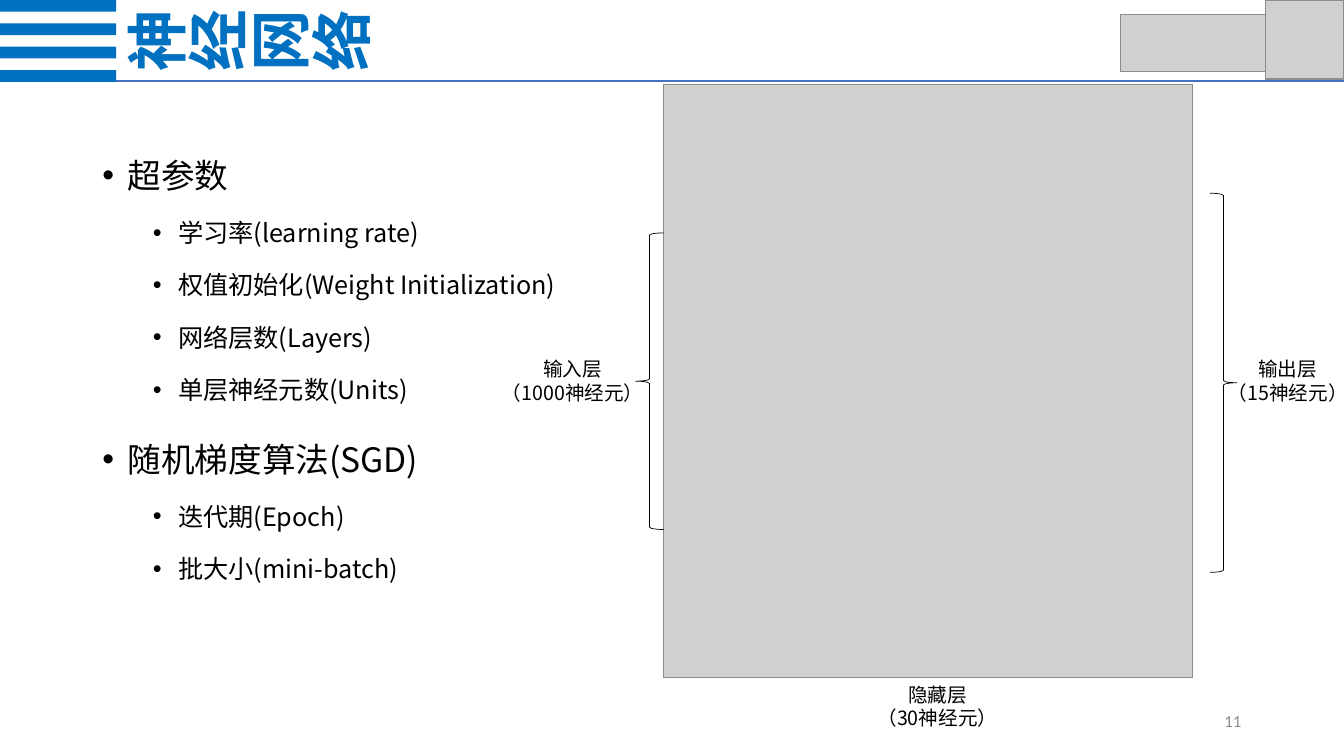
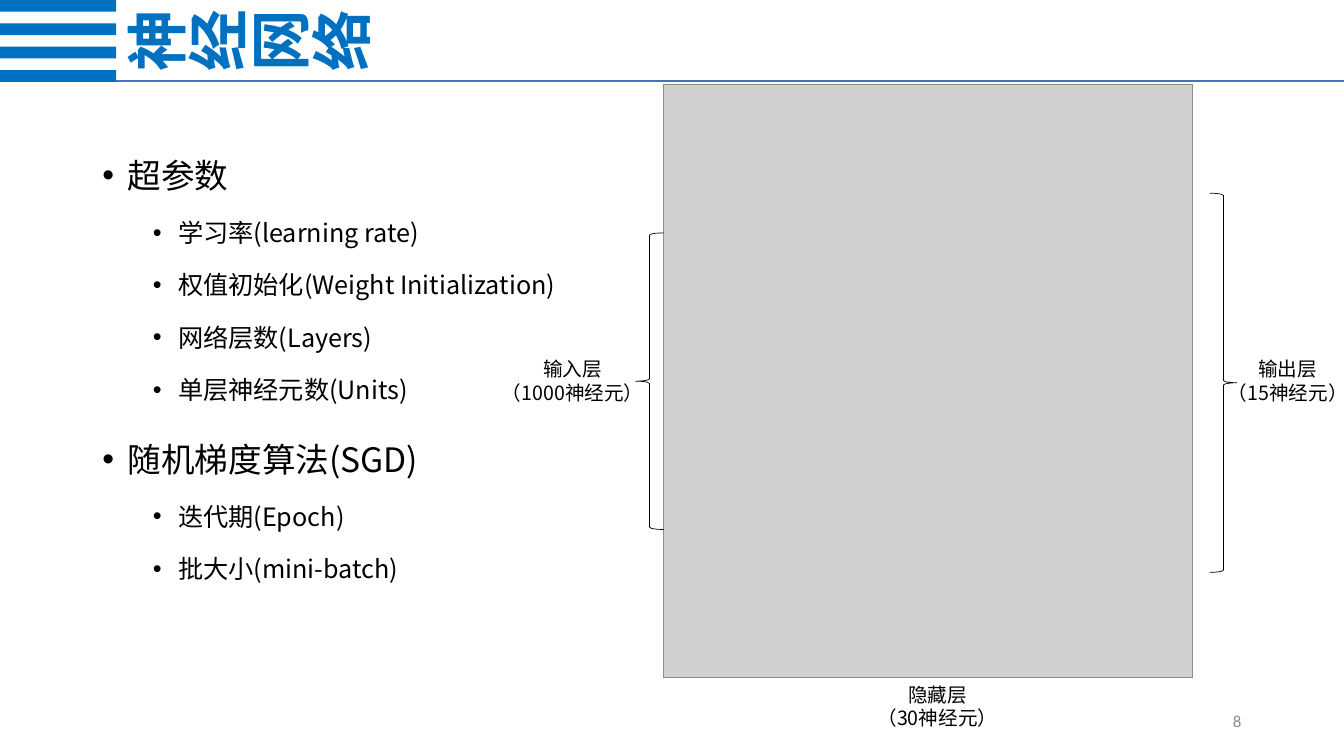
Before and after one commit to zonghui0228/Chinese-Medical-Text-Classification, a slide deck: slide 8 of Chinese_Medical_Text_Classification.pptx (slide 11 before the commit). Drawn at 1344x756 pixels with LibreOffice and Linux fonts; fonts in the diff are those of the drawing; grey boxes stand for pictures. Boxes give left, top, right and bottom in pixels: in the first picture for what was removed or moved away, otherwise in the second. Text is boxed around its words. In the diff, an @@ line names an element or a change of style, - is before the commit and + after.

```diff
--- a/Chinese_Medical_Text_Classification.pptx
+++ b/Chinese_Medical_Text_Classification.pptx
@@ picture removed at (1121,14,1270,72) @@
@@ picture removed at (1266,1,1344,80) @@
@@ page number at (1233,715,1241,727): text changed @@
-11
+8
```
Also in this commit, not shown: 7 other slides changed, 3 slides removed, 1 other file.
